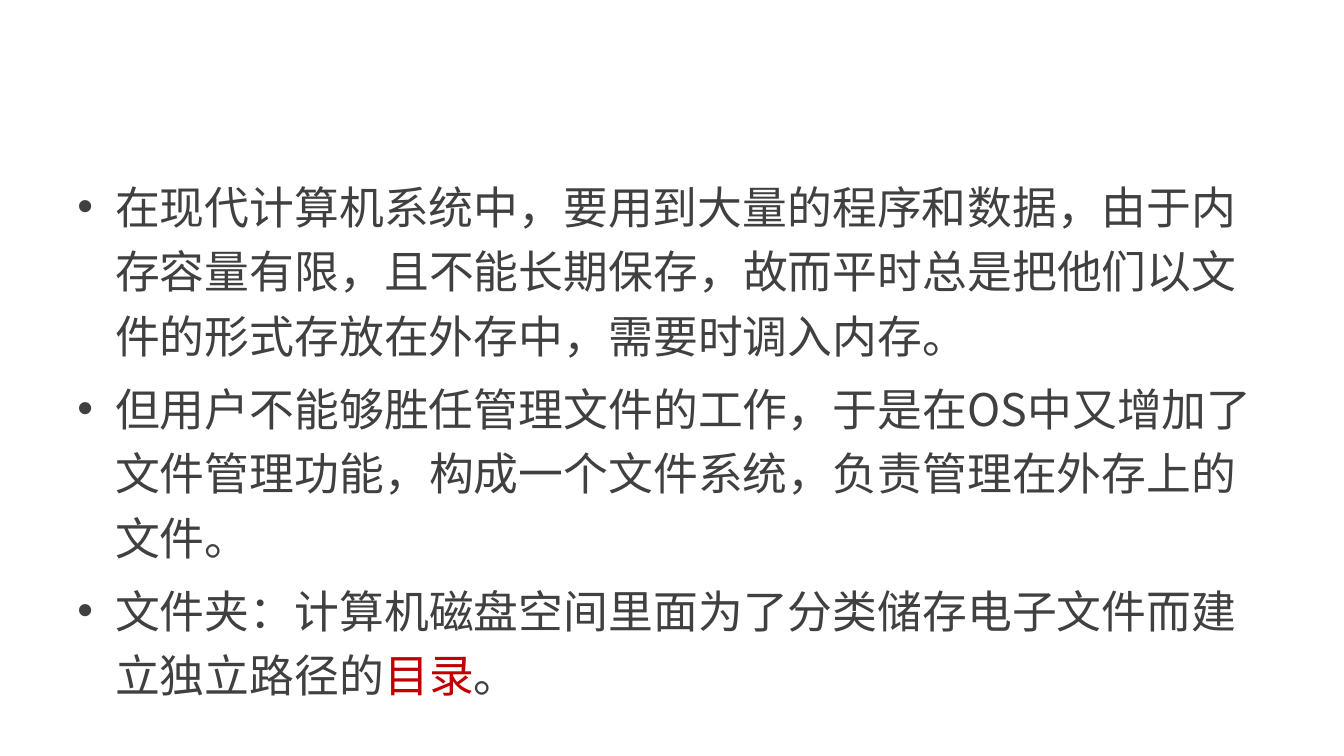
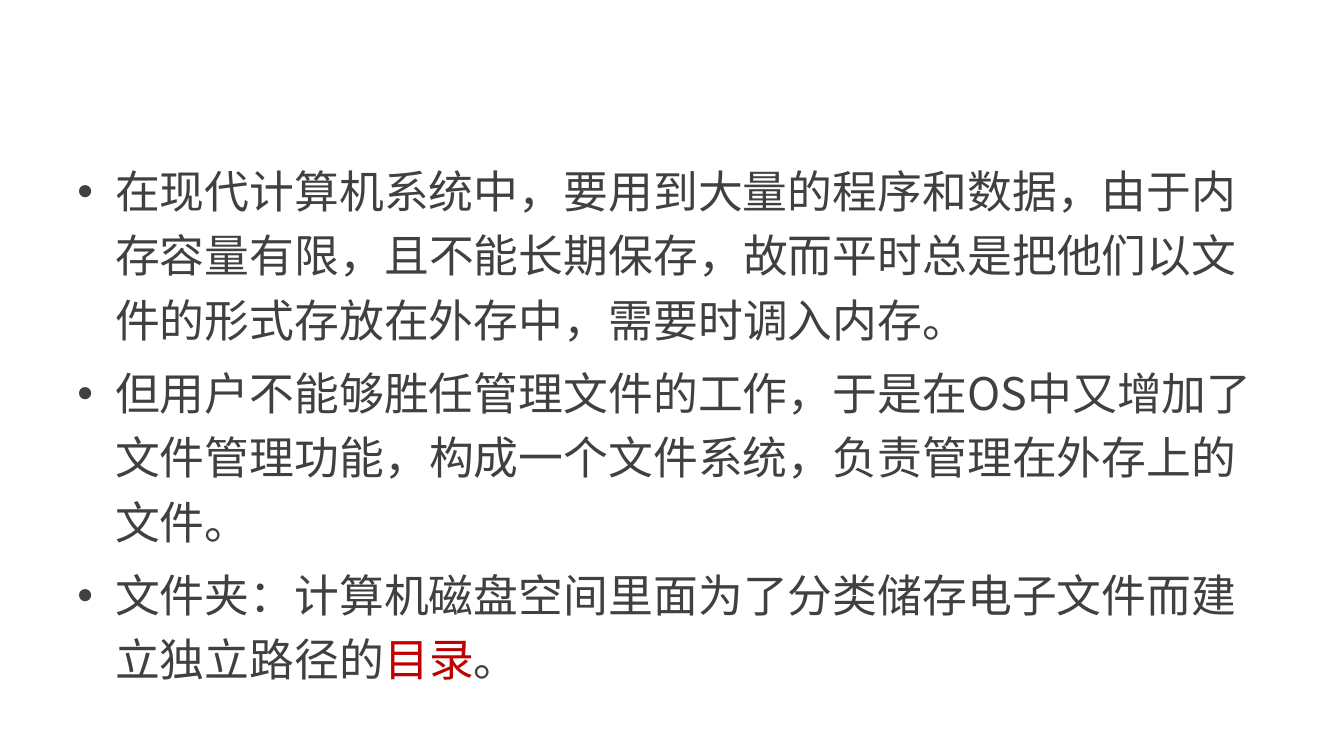
Before and after one commit to edu2act/course-computerIntroduction, a slide deck: slide 41 of materials/slides/ch05.pptx (slide 25 before the commit). Drawn at 1344x756 pixels with LibreOffice and Linux fonts; fonts in the diff are those of the drawing; background and template pictures are left out. Boxes give left, top, right and bottom in pixels: in the first picture for what was removed or moved away, otherwise in the second. Text is boxed around its words. In the diff, an @@ line names an element or a change of style, - is before the commit and + after.

```diff
--- a/materials/slides/ch05.pptx
+++ b/materials/slides/ch05.pptx
@@ text "在现代计算机系统中，要用到大量的程序和数据，由于内存容量有限，且不能长期保存，故而平时总是把他们以文件的形式存放在外存中 ...": place and size @@
-text "在现代计算机系统中，要用到大量的程序和数据，由于内存容量有限，且不能长期保存，故而平时总是把他们以文件的形式存放在外存中 ..." at box(115, 186, 1251, 696)
+text "在现代计算机系统中，要用到大量的程序和数据，由于内存容量有限，且不能长期保存，故而平时总是把他们以文件的形式存放在外存中 ..." at box(115, 170, 1251, 680)
```
Also in this commit, not shown: 15 other slides changed, 17 slides added, 1 slide removed, 1 other file.
